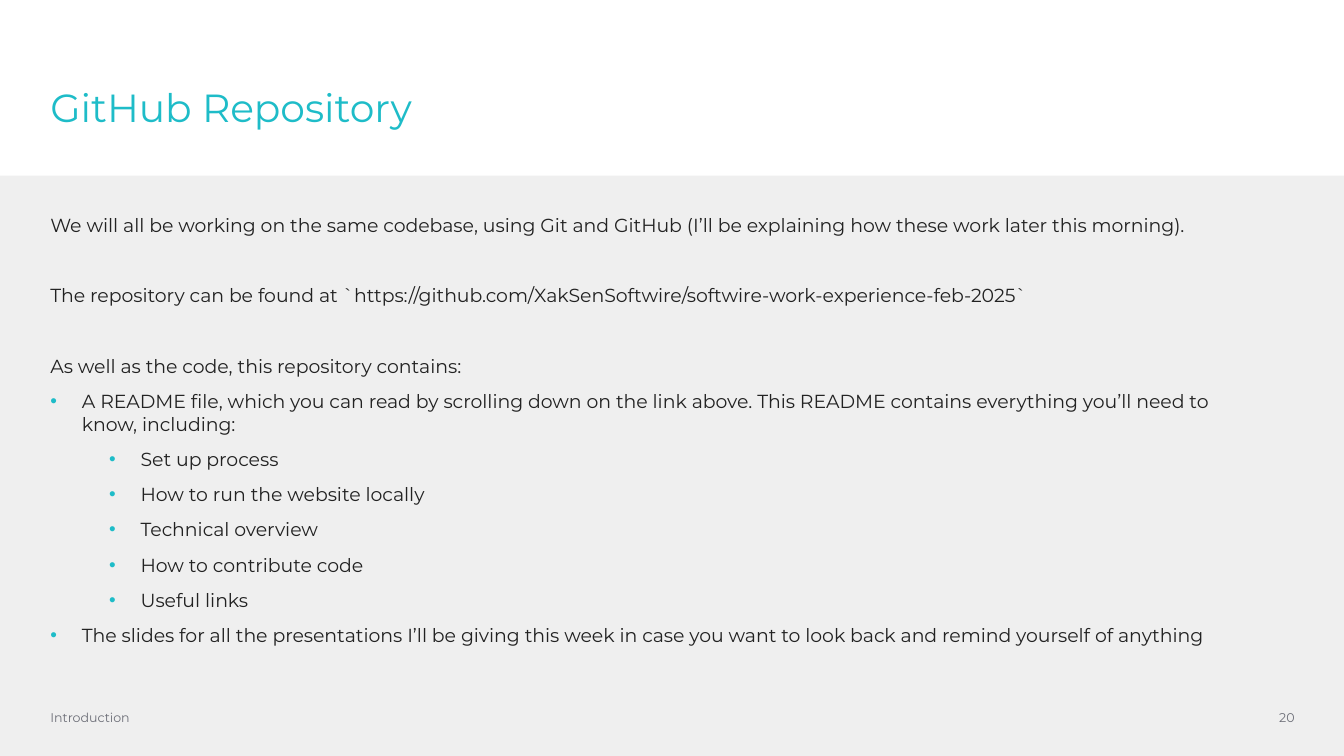
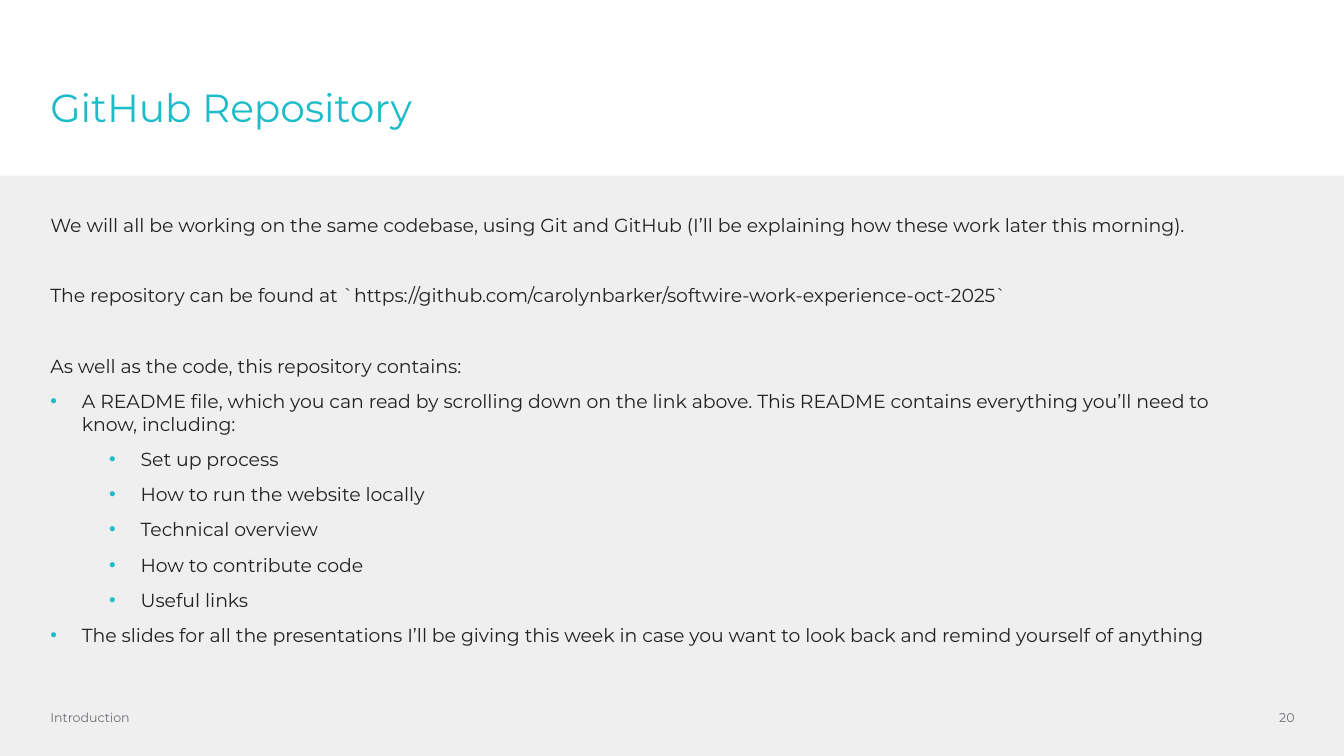
Before and after one commit to caz-yang/softwire-work-experience-oct-2025, a slide deck: slide 20 of course-assets/presentations/intro.pptx. Drawn at 1344x756 pixels with LibreOffice and Linux fonts; fonts in the diff are those of the drawing; background and template pictures are left out. Boxes give left, top, right and bottom in pixels: in the first picture for what was removed or moved away, otherwise in the second. Text is boxed around its words. In the diff, an @@ line names an element or a change of style, - is before the commit and + after.

```diff
--- a/course-assets/presentations/intro.pptx
+++ b/course-assets/presentations/intro.pptx
@@ text at (50, 286, 1007, 306): text changed @@
-The repository can be found at `https://github.com/XakSenSoftwire/softwire-work-experience-feb-2025`
+The repository can be found at `https://github.com/carolynbarker/softwire-work-experience-oct-2025`
```
Also in this commit, not shown: 8 other slides changed.
